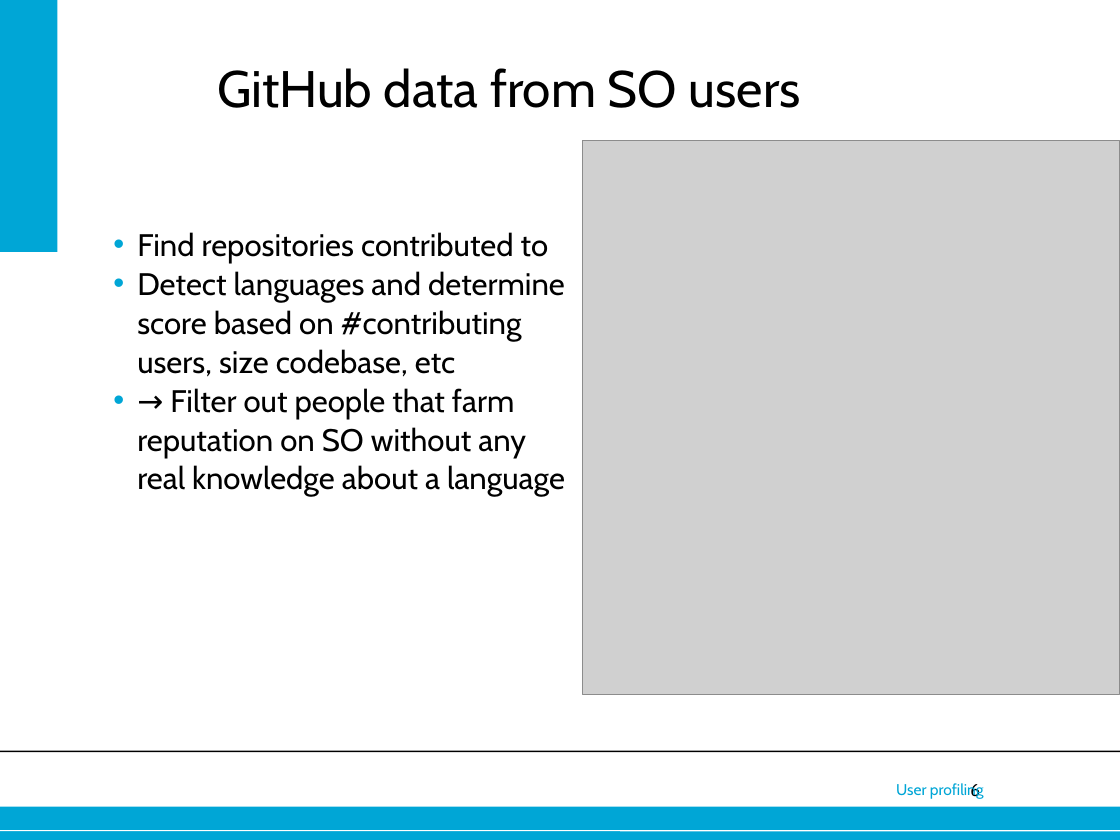
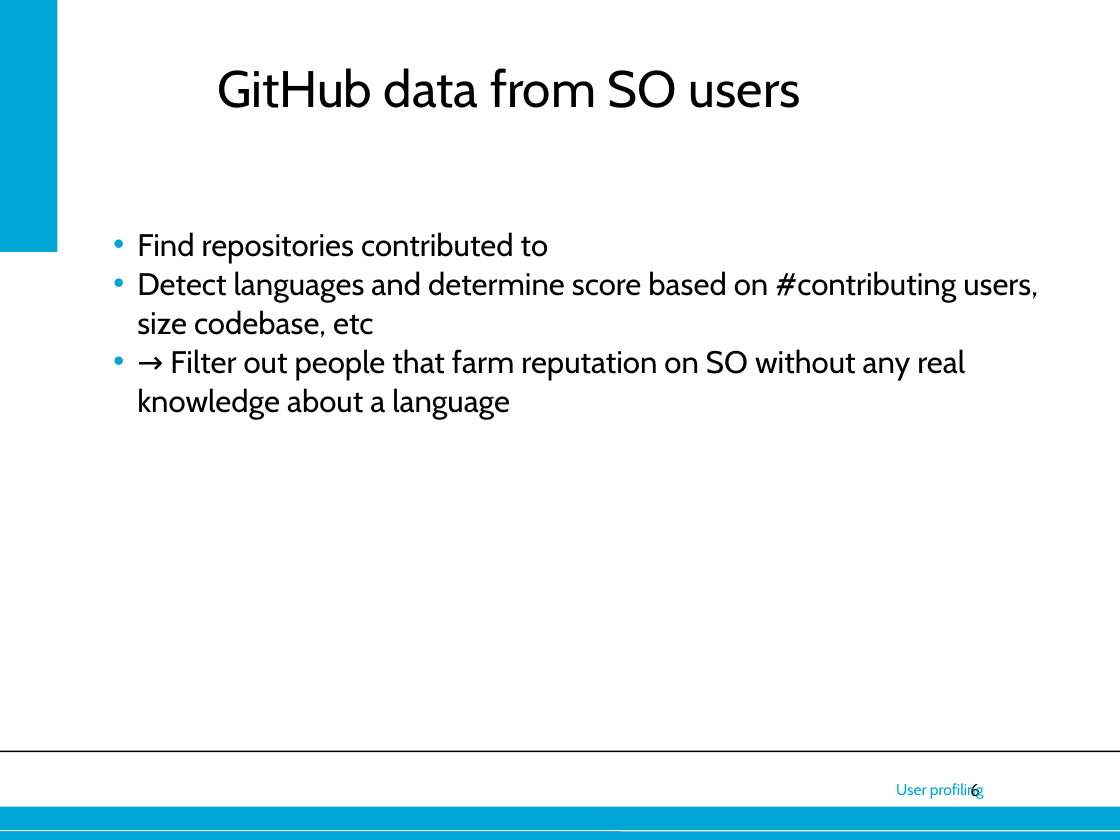
Before and after one commit to joostverdoorn/IN4334, a slide deck: slide 6 of assignment3/msr_pres2.odp. Drawn at 1120x840 pixels with LibreOffice and Linux fonts; fonts in the diff are those of the drawing; grey boxes stand for pictures; background and template pictures are left out. Boxes give left, top, right and bottom in pixels: in the first picture for what was removed or moved away, otherwise in the second. Text is boxed around its words. In the diff, an @@ line names an element or a change of style, - is before the commit and + after.

Commit message:
Moved Google+ data to correct slide

```diff
--- a/assignment3/msr_pres2.odp
+++ b/assignment3/msr_pres2.odp
@@ picture removed at [582, 140, 1120, 694] @@
@@ text "Find repositories contributed to" rewrapped from [137, 232, 565, 497] to [137, 232, 1038, 419] @@
```
Also in this commit, not shown: 1 other slide changed.
